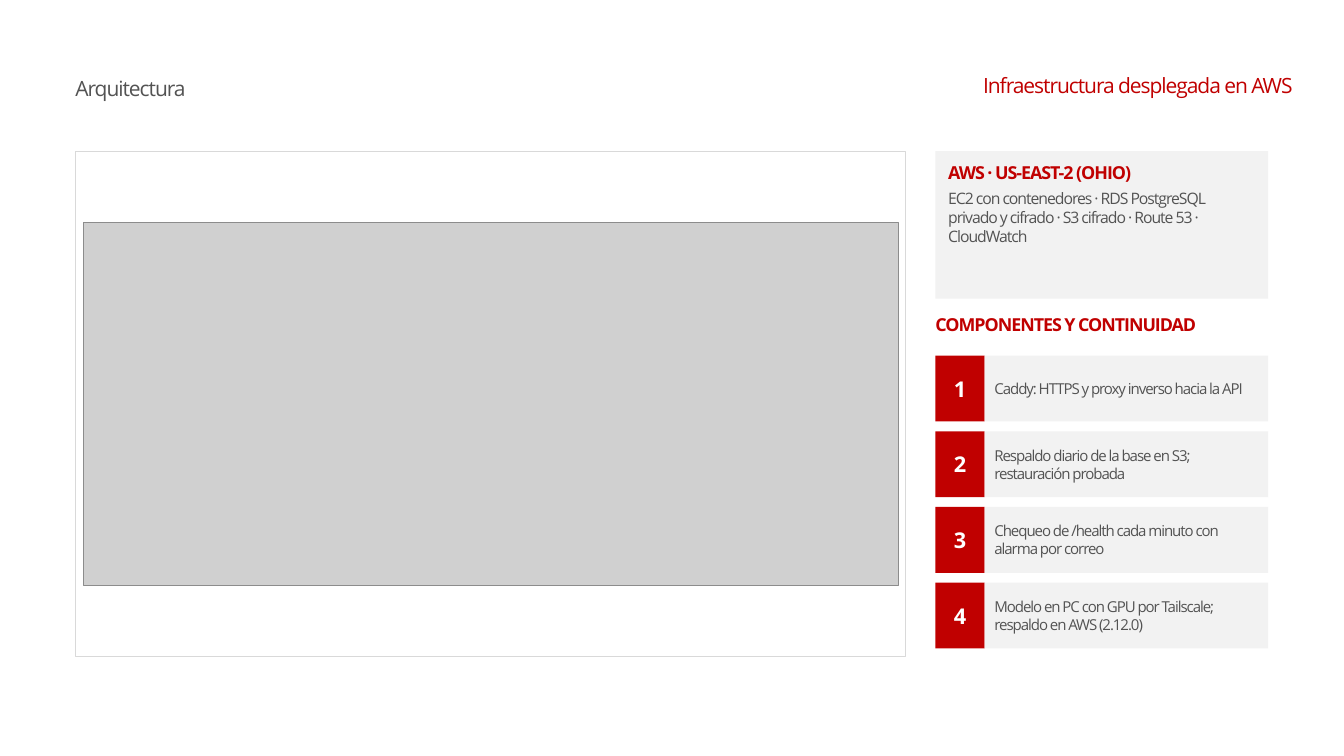
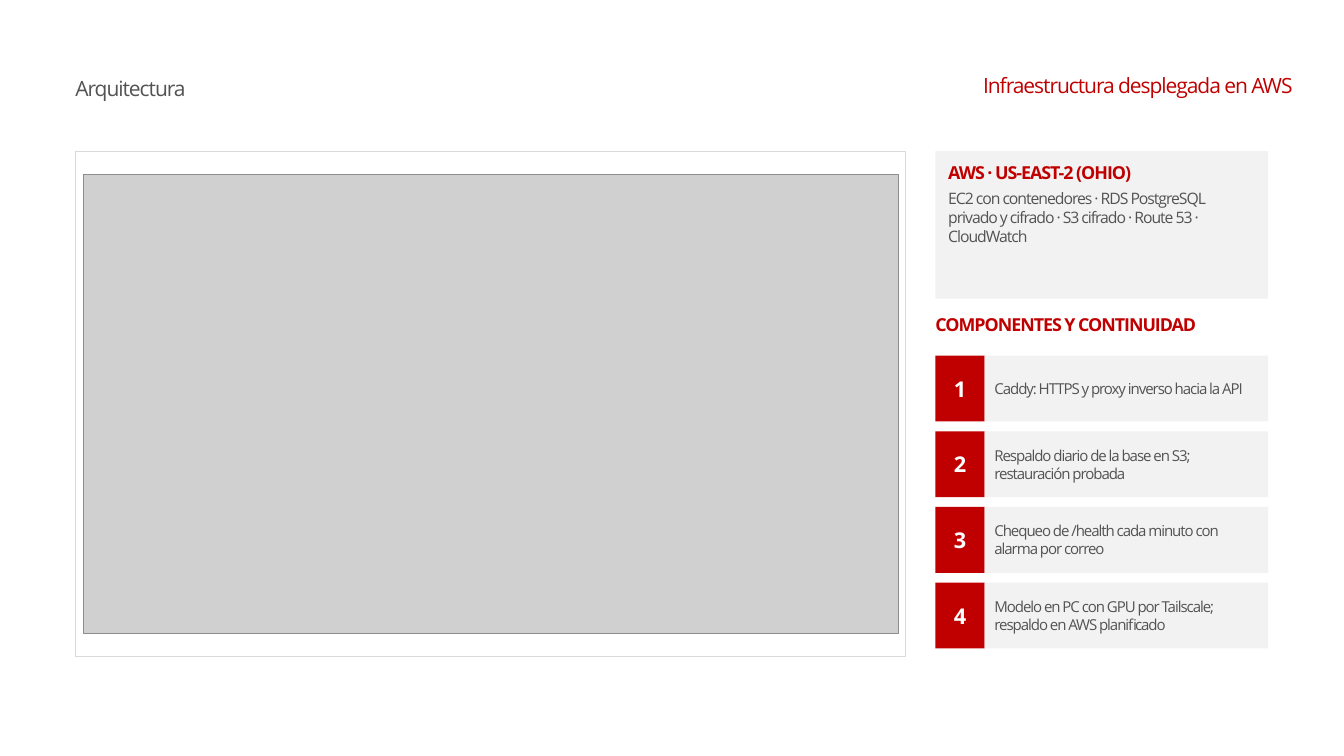
Before and after one commit to conEFE/Proyecto-Aurora, a slide deck: slide 10 of docs/informe_final/presentacion/Presentacion_Aurora_Informe_Final.pptx. Drawn at 1344x756 pixels with LibreOffice and Linux fonts; fonts in the diff are those of the drawing; grey boxes stand for pictures; background and template pictures are left out. Boxes give left, top, right and bottom in pixels: in the first picture for what was removed or moved away, otherwise in the second. Text is boxed around its words. In the diff, an @@ line names an element or a change of style, - is before the commit and + after.

```diff
--- a/docs/informe_final/presentacion/Presentacion_Aurora_Informe_Final.pptx
+++ b/docs/informe_final/presentacion/Presentacion_Aurora_Informe_Final.pptx
@@ picture: place and size @@
-picture at (84,222,898,585)
+picture at (84,175,898,633)
@@ text at (994,600,1215,634): text changed @@
-Modelo en PC con GPU por Tailscale; respaldo en AWS (2.12.0)
+Modelo en PC con GPU por Tailscale; respaldo en AWS planificado
```
Also in this commit, not shown: 2 other slides changed, 8 other files.
